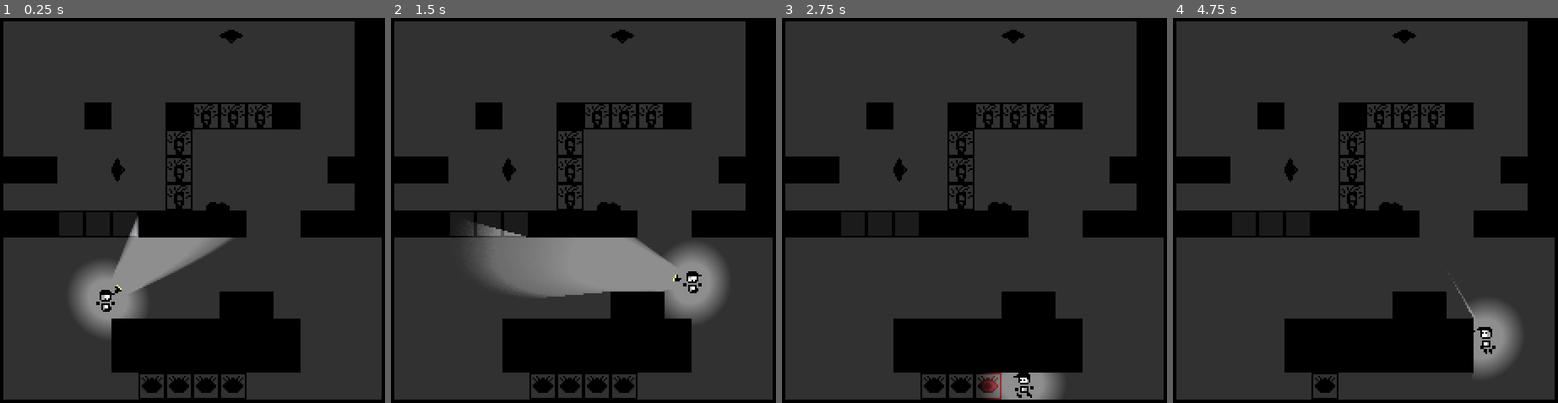
Above: before the commit, frames 1-4 (left to right).
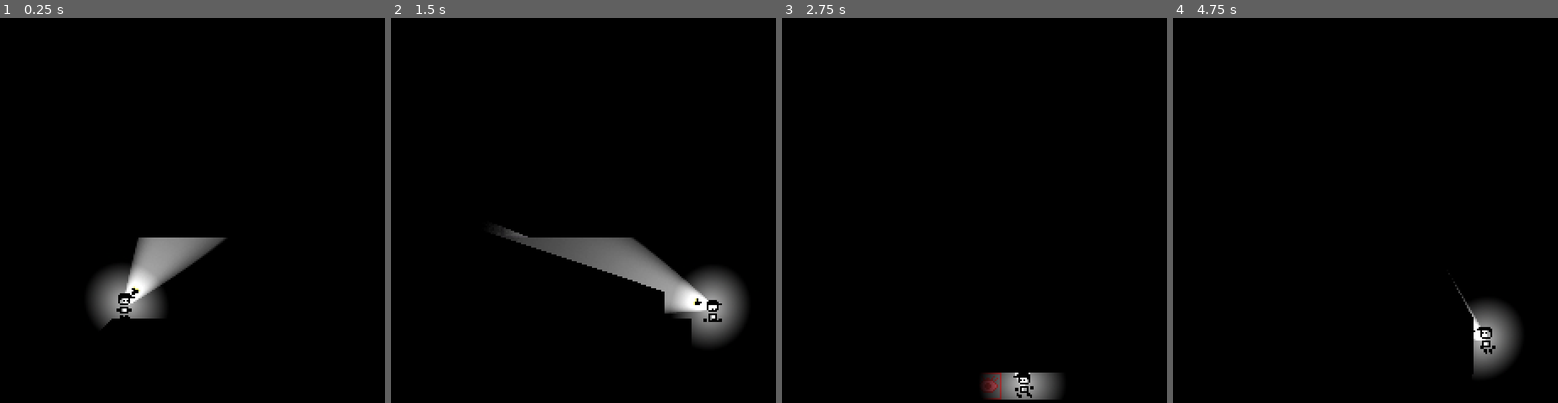
Above: after the commit, the same moments.

Repository: DylanPerry2098/ScreenTear
Game: Godot game, scene res://scenes/levels/test_room.tscn
The game is run twice, just before and just after one commit, with the same random seed, the same clock (stepped at 60 frames per second) and the same inputs.
Inputs (mouse positions are in pixels of both pictures, inside the frame that each line leads up to):
- Up to frame 1 (0.25 s): no input
- Up to frame 2 (1.5 s): move the mouse to (679, 187) at 0.52 s; hold D (move_right) from 0.53 s (still down); tap E (interact) at 0.6, 1.35 s; tap Space (jump) at 0.77 s; move the mouse to (498, 233) at 1.27 s
- Up to frame 3 (2.75 s): tap Space (jump) at 1.52 s; move the mouse to (1016, 114) at 2.02 s; release D (move_right) at 2.03 s; hold A (move_left) from 2.03 s (still down); tap E (interact) at 2.1 s
- Up to frame 4 (4.75 s): move the mouse to (1342, 295) at 2.77 s; release A (move_left) at 2.78 s; hold D (move_right) 2.78-4.28 s; tap E (interact) at 2.85, 3.6, 4.35 s; tap Space (jump) at 3.02, 3.77, 4.52 s; move the mouse to (1496, 275) at 3.52 s; move the mouse to (1234, 145) at 4.27 s; hold A (move_left) from 4.28 s (still down)

The runs differ from the first frame. In frame 1, 73% of the frame differs, in the area x 0-100%, y 0-100%; in frame 2, 73%; in frame 3, 74%; in frame 4, 75%.

Commit message:
make darkness layer and standardize tile manager initial

Diff:
--- /dev/null
+++ b/resources/main_tileset.tres
@@ -0,0 +1,59 @@
+[gd_resource type="TileSet" format=3 uid="uid://dts5m0ui4v7ai"]
+
+[ext_resource type="Texture2D" uid="uid://bu1bw1dhacfph" path="res://assets/light_block.png" id="1_4awl1"]
+[ext_resource type="Texture2D" uid="uid://cimod6todc0ct" path="res://assets/physical_block.png" id="2_kjjv6"]
+[ext_resource type="Texture2D" uid="uid://ded8qt6oksnny" path="res://assets/dark_light_block.png" id="3_lkqc0"]
+[ext_resource type="Texture2D" uid="uid://2tnhi35ip01" path="res://assets/impermenant.png" id="4_hnd1i"]
+[ext_resource type="Texture2D" uid="uid://bh5mvh4mcrglb" path="res://assets/impermenant_seen.png" id="5_7jgft"]
+[ext_resource type="Texture2D" uid="uid://hr65r3elty4s" path="res://assets/glass_block.png" id="6_e1sph"]
+
+[sub_resource type="TileSetAtlasSource" id="TileSetAtlasSource_s3biy"]
+texture = ExtResource("1_4awl1")
+0:0/0 = 0
+0:0/0/physics_layer_0/polygon_0/points = PackedVector2Array(-8, -8, 8, -8, 8, 8, -8, 8)
+0:0/0/physics_layer_1/polygon_0/points = PackedVector2Array(-8, -8, 8, -8, 8, 8, -8, 8)
+
+[sub_resource type="OccluderPolygon2D" id="OccluderPolygon2D_asmw1"]
+polygon = PackedVector2Array(-8, -8, 8, -8, 8, 8, -8, 8)
+
+[sub_resource type="TileSetAtlasSource" id="TileSetAtlasSource_op2op"]
+texture = ExtResource("2_kjjv6")
+0:0/0 = 0
+0:0/0/occlusion_layer_0/polygon_0/polygon = SubResource("OccluderPolygon2D_asmw1")
+0:0/0/physics_layer_0/polygon_0/points = PackedVector2Array(-8, -8, 8, -8, 8, 8, -8, 8)
+
+[sub_resource type="TileSetAtlasSource" id="TileSetAtlasSource_x4gfd"]
+texture = ExtResource("3_lkqc0")
+0:0/0 = 0
+0:0/0/physics_layer_1/polygon_0/points = PackedVector2Array(-8, -8, 8, -8, 8, 8, -8, 8)
+
+[sub_resource type="TileSetAtlasSource" id="TileSetAtlasSource_ronwj"]
+texture = ExtResource("4_hnd1i")
+0:0/0 = 0
+0:0/0/physics_layer_1/polygon_0/points = PackedVector2Array(-8, -8, 8, -8, 8, 8, -8, 8)
+
+[sub_resource type="TileSetAtlasSource" id="TileSetAtlasSource_o8emw"]
+texture = ExtResource("5_7jgft")
+0:0/0 = 0
+0:0/0/physics_layer_0/polygon_0/points = PackedVector2Array(-8, -8, 8, -8, 8, 8, -8, 8)
+0:0/0/physics_layer_1/polygon_0/points = PackedVector2Array(-8, -8, 8, -8, 8, 8, -8, 8)
+
+[sub_resource type="TileSetAtlasSource" id="TileSetAtlasSource_fma50"]
+texture = ExtResource("6_e1sph")
+0:0/0 = 0
+0:0/0/physics_layer_2/polygon_0/points = PackedVector2Array(-8, -8, 8, -8, 8, 8, -8, 8)
+
+[resource]
+occlusion_layer_0/light_mask = 1
+occlusion_layer_0/sdf_collision = true
+physics_layer_0/collision_layer = 1
+physics_layer_1/collision_layer = 8
+physics_layer_1/collision_mask = 8
+physics_layer_2/collision_layer = 64
+physics_layer_2/collision_mask = 64
+sources/1 = SubResource("TileSetAtlasSource_op2op")
+sources/0 = SubResource("TileSetAtlasSource_s3biy")
+sources/2 = SubResource("TileSetAtlasSource_x4gfd")
+sources/4 = SubResource("TileSetAtlasSource_o8emw")
+sources/3 = SubResource("TileSetAtlasSource_ronwj")
+sources/5 = SubResource("TileSetAtlasSource_fma50")
--- a/scenes/characters/player.tscn
+++ b/scenes/characters/player.tscn
@@ -36,7 +36,7 @@
 "times": PackedFloat32Array(0),
 "transitions": PackedFloat32Array(1),
 "update": 1,
-"values": [Vector2i(0, 2)]
+"values": [Vector2i(0, 0)]
 }
 
 [sub_resource type="Animation" id="Animation_k4v7y"]
@@ -172,7 +172,6 @@
 texture = ExtResource("2_2l4js")
 hframes = 8
 vframes = 6
-frame = 16
 
 [node name="AnimationPlayer" type="AnimationPlayer" parent="." unique_id=290945248]
 root_node = NodePath("../Sprite2D")
--- /dev/null
+++ b/scenes/levels/darkness_layer.tscn
@@ -0,0 +1,16 @@
+[gd_scene format=3 uid="uid://b4wpuqbsh07t4"]
+
+[ext_resource type="Script" uid="uid://bl5ughqrnmu2q" path="res://scripts/utils/darkness_layer.gd" id="1_gwpru"]
+
+[node name="DarknessLayer" type="ColorRect" unique_id=749041299]
+visible = false
+offset_left = -16.0
+offset_top = -16.0
+offset_right = 784.0
+offset_bottom = 272.0
+color = Color(0.41, 0.41, 0.41, 1)
+script = ExtResource("1_gwpru")
+
+[node name="CanvasModulate" type="CanvasModulate" parent="." unique_id=1614044764]
+position = Vector2(16, 16)
+color = Color(0, 0, 0, 1)
--- a/scenes/levels/level_1.tscn
+++ b/scenes/levels/level_1.tscn
@@ -1,27 +1,22 @@
 [gd_scene format=4 uid="uid://c3hrmhinkf4bk"]
 
-[ext_resource type="TileSet" uid="uid://dly4ptcg7muyp" path="res://resources/placeholder.tres" id="1_6iamk"]
 [ext_resource type="Script" uid="uid://dbnhd8i0bfe1a" path="res://scripts/level_1.gd" id="1_6761a"]
 [ext_resource type="PackedScene" uid="uid://beyip80fsaqxw" path="res://scenes/characters/player.tscn" id="2_nsrm0"]
+[ext_resource type="PackedScene" uid="uid://b4wpuqbsh07t4" path="res://scenes/levels/darkness_layer.tscn" id="2_sk5k4"]
 [ext_resource type="PackedScene" uid="uid://cjowb85tb4dkv" path="res://scenes/gizmos/pressure_plate.tscn" id="3_nsrm0"]
+[ext_resource type="TileSet" uid="uid://dts5m0ui4v7ai" path="res://resources/main_tileset.tres" id="3_sk5k4"]
+[ext_resource type="Script" uid="uid://dpgbf5745cfw5" path="res://scripts/objects/tile_manager.gd" id="4_oc4kc"]
 [ext_resource type="PackedScene" uid="uid://bl7ln7l3qi0g4" path="res://scenes/gizmos/cam_transition_area.tscn" id="5_sk5k4"]
 
 [node name="Level1" type="Node2D" unique_id=330516812]
 script = ExtResource("1_6761a")
 
-[node name="ColorRect" type="ColorRect" parent="." unique_id=156909986]
-offset_left = -16.0
-offset_top = -16.0
-offset_right = 784.0
-offset_bottom = 272.0
-color = Color(0.41, 0.41, 0.41, 1)
-
-[node name="CanvasModulate" type="CanvasModulate" parent="." unique_id=1470103128]
-color = Color(0, 0, 0, 1)
+[node name="DarknessLayer" parent="." unique_id=749041299 instance=ExtResource("2_sk5k4")]
 
 [node name="Floor" type="TileMapLayer" parent="." unique_id=1486260326]
 tile_map_data = PackedByteArray("AAAAAAAAAQAAAAAAAAAAAAEAAQAAAAAAAAAAAAIAAQAAAAAAAAAAAAMAAQAAAAAAAAAAAAQAAQAAAAAAAAAAAA …(6448 unchanged characters)…
-tile_set = ExtResource("1_6iamk")
+tile_set = ExtResource("3_sk5k4")
+script = ExtResource("4_oc4kc")
 
 [node name="Player" parent="." unique_id=366328777 instance=ExtResource("2_nsrm0")]
 position = Vector2(26, 232)
--- a/scenes/levels/level_2.tscn
+++ b/scenes/levels/level_2.tscn
@@ -1,28 +1,22 @@
 [gd_scene format=4 uid="uid://b1a0fw74c1umf"]
 
-[ext_resource type="TileSet" uid="uid://dly4ptcg7muyp" path="res://resources/placeholder.tres" id="1_fiq81"]
 [ext_resource type="Script" uid="uid://cpg8mmm1bs6r4" path="res://scripts/level_2.gd" id="1_l37oo"]
 [ext_resource type="PackedScene" uid="uid://beyip80fsaqxw" path="res://scenes/characters/player.tscn" id="2_l37oo"]
+[ext_resource type="PackedScene" uid="uid://b4wpuqbsh07t4" path="res://scenes/levels/darkness_layer.tscn" id="2_qpwj6"]
+[ext_resource type="TileSet" uid="uid://dts5m0ui4v7ai" path="res://resources/main_tileset.tres" id="3_ibugp"]
 [ext_resource type="PackedScene" uid="uid://bl7ln7l3qi0g4" path="res://scenes/gizmos/cam_transition_area.tscn" id="3_qpwj6"]
+[ext_resource type="Script" uid="uid://dpgbf5745cfw5" path="res://scripts/objects/tile_manager.gd" id="4_8qukl"]
 [ext_resource type="PackedScene" uid="uid://cjowb85tb4dkv" path="res://scenes/gizmos/pressure_plate.tscn" id="4_ibugp"]
 
 [node name="Level2" type="Node2D" unique_id=1593620024]
 script = ExtResource("1_l37oo")
 
-[node name="ColorRect" type="ColorRect" parent="." unique_id=2021864555]
-offset_left = -16.0
-offset_top = -16.0
-offset_right = 528.0
-offset_bottom = 272.0
-color = Color(0.41, 0.41, 0.41, 1)
-
-[node name="CanvasModulate" type="CanvasModulate" parent="." unique_id=1607651243]
-visible = false
-color = Color(0, 0, 0, 1)
+[node name="DarknessLayer" parent="." unique_id=749041299 instance=ExtResource("2_qpwj6")]
 
 [node name="TileMapLayer" type="TileMapLayer" parent="." unique_id=1454772739]
 tile_map_data = PackedByteArray("AAAAAA8AAQAAAAAAAAABAA8AAQAAAAAAAAACAA8AAQAAAAAAAAADAA8AAQAAAAAAAAAEAA8AAQAAAAAAAAAFAA …(4544 unchanged characters)…
-tile_set = ExtResource("1_fiq81")
+tile_set = ExtResource("3_ibugp")
+script = ExtResource("4_8qukl")
 
 [node name="Player" parent="." unique_id=366328777 instance=ExtResource("2_l37oo")]
 position = Vector2(32, 232)
--- a/scenes/levels/test_room.tscn
+++ b/scenes/levels/test_room.tscn
@@ -1,84 +1,23 @@
 [gd_scene format=4 uid="uid://0tkgly1g3kah"]
 
-[ext_resource type="Texture2D" uid="uid://bu1bw1dhacfph" path="res://assets/light_block.png" id="1_anjkr"]
-[ext_resource type="Texture2D" uid="uid://cimod6todc0ct" path="res://assets/physical_block.png" id="2_knmjg"]
+[ext_resource type="PackedScene" uid="uid://b4wpuqbsh07t4" path="res://scenes/levels/darkness_layer.tscn" id="1_x4gfd"]
+[ext_resource type="TileSet" uid="uid://dts5m0ui4v7ai" path="res://resources/main_tileset.tres" id="2_asmw1"]
 [ext_resource type="PackedScene" uid="uid://beyip80fsaqxw" path="res://scenes/characters/player.tscn" id="3_gyqsl"]
-[ext_resource type="Texture2D" uid="uid://ded8qt6oksnny" path="res://assets/dark_light_block.png" id="3_knmjg"]
 [ext_resource type="PackedScene" uid="uid://cjowb85tb4dkv" path="res://scenes/gizmos/pressure_plate.tscn" id="4_anjkr"]
-[ext_resource type="Texture2D" uid="uid://2tnhi35ip01" path="res://assets/impermenant.png" id="4_asmw1"]
-[ext_resource type="Texture2D" uid="uid://bh5mvh4mcrglb" path="res://assets/impermenant_seen.png" id="5_sa601"]
 [ext_resource type="PackedScene" uid="uid://c5ilmhfephti" path="res://scenes/gizmos/overhead_light.tscn" id="6_asmw1"]
-[ext_resource type="Texture2D" uid="uid://hr65r3elty4s" path="res://assets/glass_block.png" id="6_sa601"]
 [ext_resource type="Script" uid="uid://dpgbf5745cfw5" path="res://scripts/objects/tile_manager.gd" id="7_op2op"]
-
-[sub_resource type="TileSetAtlasSource" id="TileSetAtlasSource_s3biy"]
-texture = ExtResource("1_anjkr")
-0:0/0 = 0
-0:0/0/physics_layer_0/polygon_0/points = PackedVector2Array(-8, -8, 8, -8, 8, 8, -8, 8)
-0:0/0/physics_layer_1/polygon_0/points = PackedVector2Array(-8, -8, 8, -8, 8, 8, -8, 8)
-
-[sub_resource type="OccluderPolygon2D" id="OccluderPolygon2D_asmw1"]
-polygon = PackedVector2Array(-8, -8, 8, -8, 8, 8, -8, 8)
-
-[sub_resource type="TileSetAtlasSource" id="TileSetAtlasSource_op2op"]
-texture = ExtResource("2_knmjg")
-0:0/0 = 0
-0:0/0/occlusion_layer_0/polygon_0/polygon = SubResource("OccluderPolygon2D_asmw1")
-0:0/0/physics_layer_0/polygon_0/points = PackedVector2Array(-8, -8, 8, -8, 8, 8, -8, 8)
-
-[sub_resource type="TileSetAtlasSource" id="TileSetAtlasSource_x4gfd"]
-texture = ExtResource("3_knmjg")
-0:0/0 = 0
-0:0/0/physics_layer_1/polygon_0/points = PackedVector2Array(-8, -8, 8, -8, 8, 8, -8, 8)
-
-[sub_resource type="TileSetAtlasSource" id="TileSetAtlasSource_ronwj"]
-texture = ExtResource("4_asmw1")
-0:0/0 = 0
-0:0/0/physics_layer_1/polygon_0/points = PackedVector2Array(-8, -8, 8, -8, 8, 8, -8, 8)
-
-[sub_resource type="TileSetAtlasSource" id="TileSetAtlasSource_o8emw"]
-texture = ExtResource("5_sa601")
-0:0/0 = 0
-0:0/0/physics_layer_0/polygon_0/points = PackedVector2Array(-8, -8, 8, -8, 8, 8, -8, 8)
-0:0/0/physics_layer_1/polygon_0/points = PackedVector2Array(-8, -8, 8, -8, 8, 8, -8, 8)
-
-[sub_resource type="TileSetAtlasSource" id="TileSetAtlasSource_fma50"]
-texture = ExtResource("6_sa601")
-0:0/0 = 0
-0:0/0/physics_layer_2/polygon_0/points = PackedVector2Array(-8, -8, 8, -8, 8, 8, -8, 8)
-
-[sub_resource type="TileSet" id="TileSet_i31h3"]
-occlusion_layer_0/light_mask = 1
-occlusion_layer_0/sdf_collision = true
-physics_layer_0/collision_layer = 1
-physics_layer_1/collision_layer = 8
-physics_layer_1/collision_mask = 8
-physics_layer_2/collision_layer = 64
-physics_layer_2/collision_mask = 64
-sources/1 = SubResource("TileSetAtlasSource_op2op")
-sources/0 = SubResource("TileSetAtlasSource_s3biy")
-sources/2 = SubResource("TileSetAtlasSource_x4gfd")
-sources/4 = SubResource("TileSetAtlasSource_o8emw")
-sources/3 = SubResource("TileSetAtlasSource_ronwj")
-sources/5 = SubResource("TileSetAtlasSource_fma50")
 
 [node name="TestRoom" type="Node2D" unique_id=2089002660]
 
-[node name="ColorRect" type="ColorRect" parent="." unique_id=1516038014]
-offset_right = 256.0
-offset_bottom = 256.0
-color = Color(1, 1, 1, 0.3647059)
+[node name="DarknessLayer" parent="." unique_id=749041299 instance=ExtResource("1_x4gfd")]
 
-[node name="TileMapLayer" type="TileMapLayer" parent="." unique_id=1719518811 groups=["light_tilemap"]]
+[node name="TileMapLayer" type="TileMapLayer" parent="." unique_id=1719518811]
 tile_map_data = PackedByteArray("AAAAAAgAAQAAAAAAAAABAAgAAQAAAAAAAAACAAgAAQAAAAAAAAAJAAgAAQAAAAAAAAAMAAgAAQAAAAAAAAANAA …(1696 unchanged characters)…
-tile_set = SubResource("TileSet_i31h3")
+tile_set = ExtResource("2_asmw1")
 script = ExtResource("7_op2op")
 
-[node name="CanvasModulate" type="CanvasModulate" parent="." unique_id=676089084]
-color = Color(0, 0, 0, 1)
-
 [node name="Player" parent="." unique_id=366328777 instance=ExtResource("3_gyqsl")]
-position = Vector2(77, 165)
+position = Vector2(88, 184)
 
 [node name="PressurePlate" parent="." unique_id=18738573 node_paths=PackedStringArray("connected_obj") instance=ExtResource("4_anjkr")]
 position = Vector2(136, 128)
--- a/scripts/objects/overhead_light.gd
+++ b/scripts/objects/overhead_light.gd
@@ -5,7 +5,7 @@
 @export var light_length := 60.0
 @export var light_angle_degrees := 90.0
 
-@onready var tilemap: TileManager = get_tree().get_first_node_in_group("light_tilemap")
+@onready var tilemap: TileManager = _get_tilemap_in_tree()
 
 var _raycasts: Array[RayCast2D]
 
@@ -50,3 +50,12 @@
 		_newCast.rotation_degrees = deg
 		add_child(_newCast)
 		_raycasts.append(_newCast)
+
+func _get_tilemap_in_tree():
+	for node in get_tree().root.get_children():
+		if node is TileManager:
+			return tilemap
+		for node2 in node.get_children():
+			if node2 is TileManager:
+				return node2
+	return
--- a/scripts/player/flashlight.gd
+++ b/scripts/player/flashlight.gd
@@ -3,14 +3,15 @@
 @export var flashlight_length := 600.0
 @export var flashlight_angle_degrees := 45.0
 
-@onready var tilemap: TileManager = get_tree().get_first_node_in_group("light_tilemap")
+
+@onready var tilemap: TileManager = _get_tilemap_in_tree()
 
 var _raycasts: Array[RayCast2D]
 
 # Called when the node enters the scene tree for the first time.
 func _ready() -> void:
 	if !tilemap:
-		print("No Attached TileMapLayer On " + self.name)
+		push_error("No Attached TileMapLayer On " + self.name)
 
 	createCone(flashlight_angle_degrees)
 
@@ -30,3 +31,12 @@
 		_newCast.rotation_degrees = deg
 		add_child(_newCast)
 		_raycasts.append(_newCast)
+
+func _get_tilemap_in_tree():
+	for node in get_tree().root.get_children():
+		if node is TileManager:
+			return tilemap
+		for node2 in node.get_children():
+			if node2 is TileManager:
+				return node2
+	return
--- /dev/null
+++ b/scripts/utils/darkness_layer.gd
@@ -0,0 +1,6 @@
+extends ColorRect
+
+
+# Called when the node enters the scene tree for the first time.
+func _ready() -> void:
+	visible = true
Not shown, added: scripts/utils/darkness_layer.gd.uid
